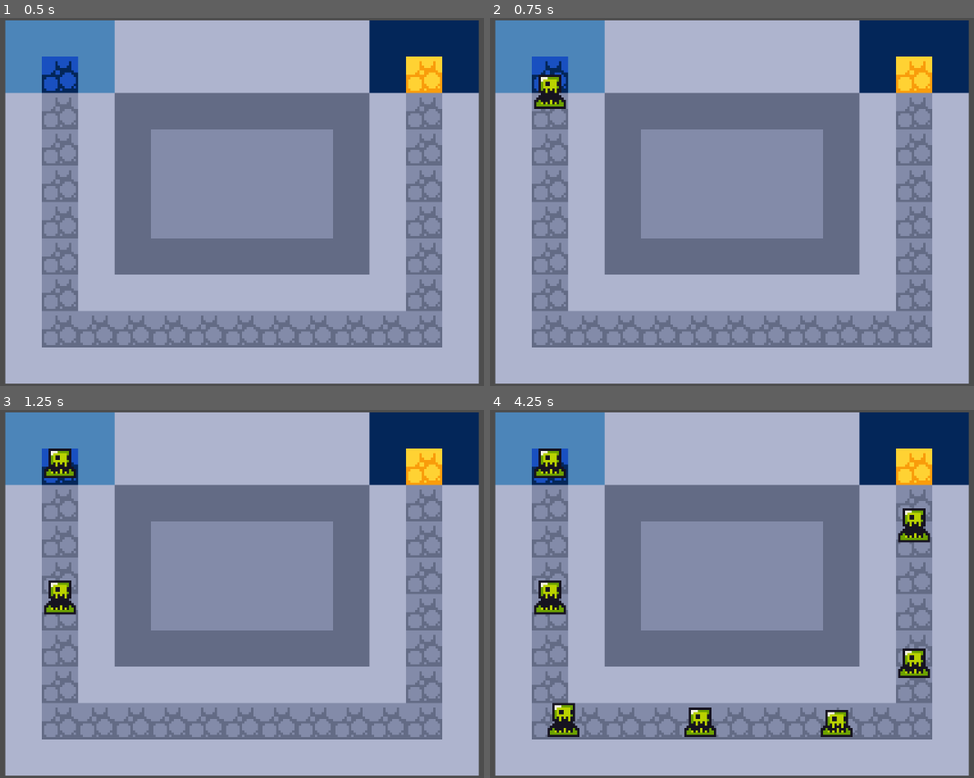
Above: before the commit, frames 1-4 (two rows, left to right).
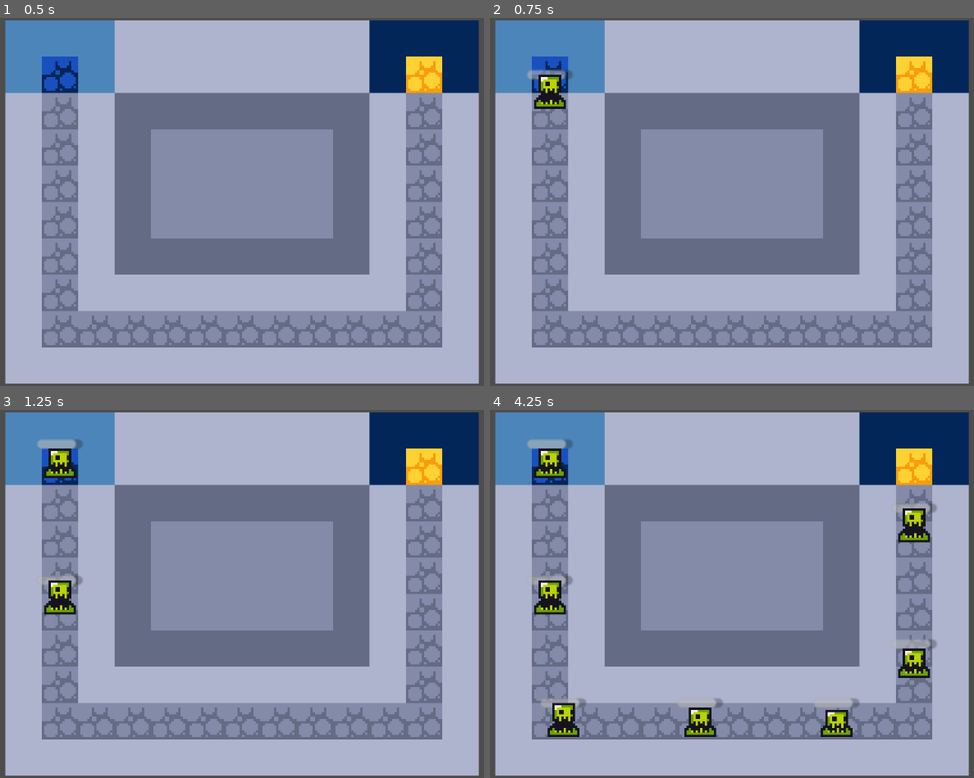
Above: after the commit, the same moments.

Repository: naeemexe/rush
Game: Godot game, scene res://scenes/game.tscn
Two runs of this game, one before a commit and one after it. Both use one fixed random seed, a clock stepped at 60 frames per second and the inputs below.
Inputs:
- Up to frame 1 (0.5 s): no input
- Up to frame 2 (0.75 s): tap Enter at 0.5 s
- Up to frame 3 (1.25 s): no input
- Up to frame 4 (4.25 s): no input

Frame 1 is identical in both runs. In frame 2, 0.2% of the frame differs, in the area x 7-18%, y 14-17%; in frame 3, 0.3%; in frame 4, 1.0%, in the area x 7-93%, y 8-81%.

Commit message:
healthbar

Diff:
--- a/scenes/slime.tscn
+++ b/scenes/slime.tscn
@@ -51,3 +51,10 @@
 sprite_frames = SubResource("SpriteFrames_fd6lc")
 autoplay = "default"
 frame_progress = 0.8638415
+
+[node name="ProgressBar" type="ProgressBar" parent="." unique_id=147602367]
+offset_left = -10.0
+offset_top = -17.0
+offset_right = 10.0
+offset_bottom = -13.0
+show_percentage = false
--- a/scripts/path_follow_2d.gd
+++ b/scripts/path_follow_2d.gd
@@ -1,9 +1,30 @@
 extends PathFollow2D
 
 const SPEED = 100
+
+var max_health = 100
+var health = 80
+
+@onready var health_bar = $ProgressBar
+
+func _ready():
+	health_bar.max_value = max_health
+	health_bar.value = health
 
 func _process(delta):
 	progress += SPEED * delta
 
 	if progress_ratio >= 1.0:
 		queue_free()
+
+func take_damage(amount):
+	health -= amount
+	health = clamp(health, 0, max_health)
+
+	health_bar.value = health
+
+	if health <= 0:
+		die()
+
+func die():
+	queue_free()
